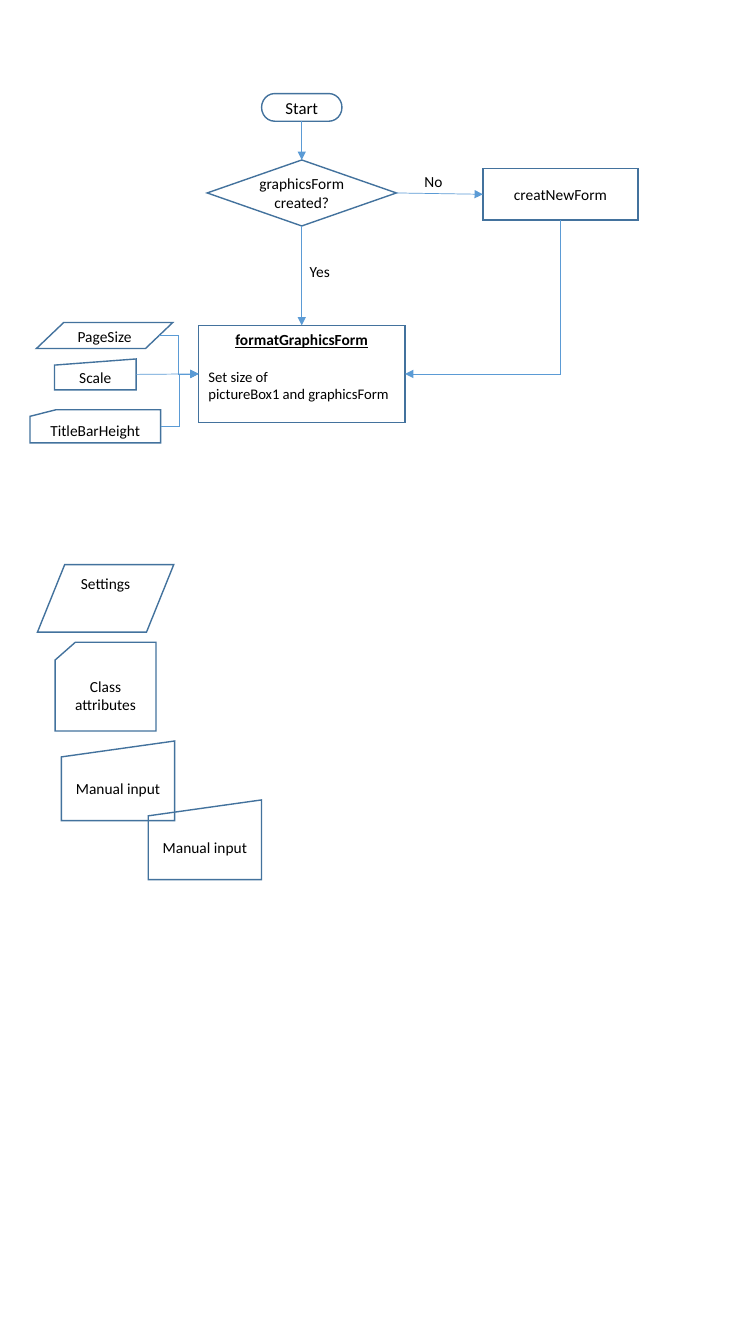
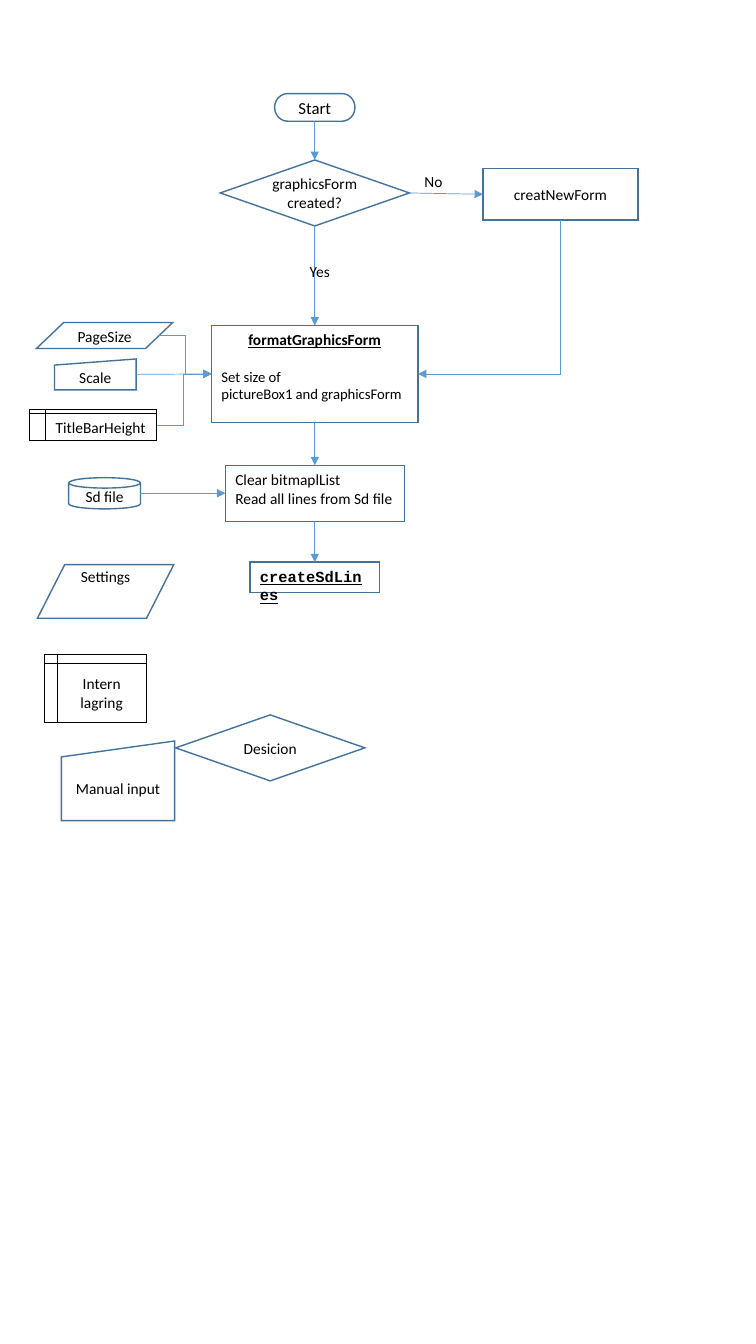
Before and after one commit to trygveb/SdGraphics, a slide deck: slide 1 of Presentation1.pptx. Drawn at 756x1344 pixels with LibreOffice and Linux fonts; fonts in the diff are those of the drawing. Boxes give left, top, right and bottom in pixels: in the first picture for what was removed or moved away, otherwise in the second. Text is boxed around its words. In the diff, an @@ line names an element or a change of style, - is before the commit and + after.

```diff
--- a/Presentation1.pptx
+++ b/Presentation1.pptx
@@ pill shape "Start" moved from (x1=262, y1=94, x2=343, y2=121) to (x1=274, y1=94, x2=355, y2=121) @@
@@ diamond "graphicsForm created?" moved from (x1=208, y1=160, x2=397, y2=226) to (x1=220, y1=160, x2=409, y2=226) @@
@@ arrow moved from (396, 193) - (483, 195) to (409, 193) - (483, 195) @@
@@ 2 arrows, 1 rectangle moved together from (x1=199, y1=121, x2=405, y2=422) to (x1=212, y1=121, x2=418, y2=422) @@
@@ elbow arrow moved from (560, 220) - (405, 374) to (560, 220) - (418, 374) @@
@@ elbow arrow moved from (159, 336) - (199, 374) to (159, 336) - (212, 374) @@
@@ arrow moved from (136, 374) - (199, 374) to (136, 374) - (212, 374) @@
@@ elbow arrow moved from (160, 426) - (199, 374) to (156, 425) - (212, 374) @@
@@ flow chart internal storage "TitleBarHeight" resized from (x1=30, y1=410, x2=161, y2=444) to (x1=29, y1=409, x2=156, y2=440) @@
@@ flow chart internal storage "TitleBarHeight" at (x1=29, y1=409, x2=156, y2=440): vertical alignment top to middle; flow chart punched card to flow chart internal storage; outline #43739E 1 pt to #000000 0.5 pt @@
@@ arrow added from (314, 422) to (314, 466), #5B9BD5 0.5 pt @@
@@ cylinder added at (x1=69, y1=478, x2=140, y2=509), outline #43739E 1 pt, 11 pt, text #000000 @@
+Sd file
@@ rectangle added at (x1=226, y1=466, x2=404, y2=522), outline #43739E 1 pt, 11 pt, text #000000 @@
+Clear bitmaplList
+Read all lines from Sd file
@@ arrow added from (140, 493) to (226, 493), #5B9BD5 0.5 pt @@
@@ arrow added from (314, 521) to (314, 562), #5B9BD5 0.5 pt @@
@@ flow chart input output "Settings" resized from (x1=37, y1=564, x2=173, y2=632) to (x1=37, y1=564, x2=173, y2=618) @@
@@ rectangle added at (x1=250, y1=562, x2=380, y2=593), outline #43739E 1 pt, 11 pt, text #000000, bold, underline @@
+createSdLines
@@ flow chart internal storage added at (x1=44, y1=655, x2=147, y2=723), outline #000000 0.5 pt, 11 pt, text #000000 @@
+Intern lagring
@@ flow chart punched card removed at (x1=55, y1=642, x2=156, y2=731) @@
-Class attributes
@@ diamond added at (x1=175, y1=715, x2=365, y2=780), outline #43739E 1 pt, 11 pt, text #000000 @@
+Desicion
@@ flow chart manual input removed at (x1=148, y1=800, x2=261, y2=880) @@
-Manual input
```
Also in this commit, not shown: 1 slide added, 2 other files.
